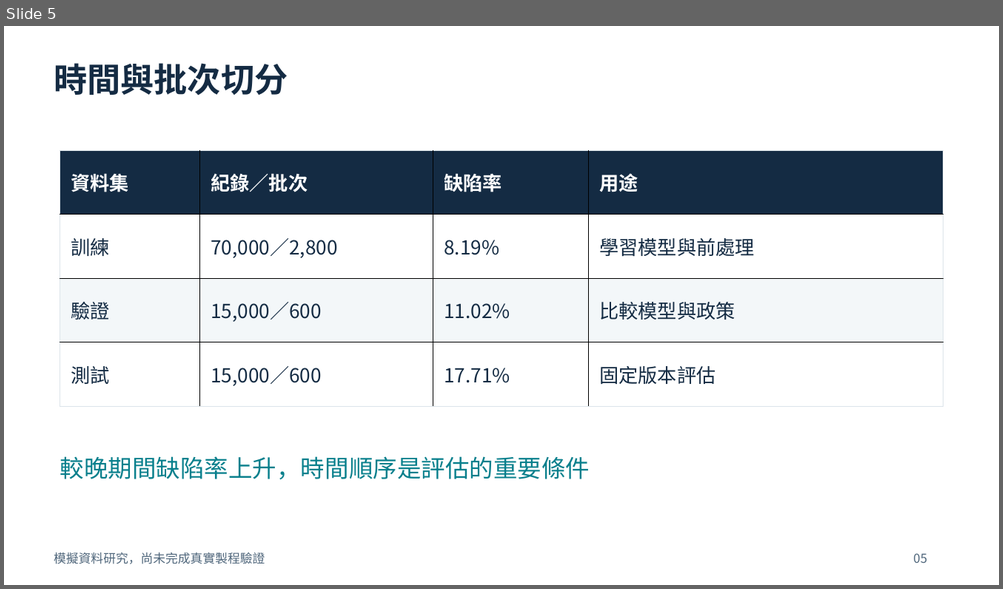
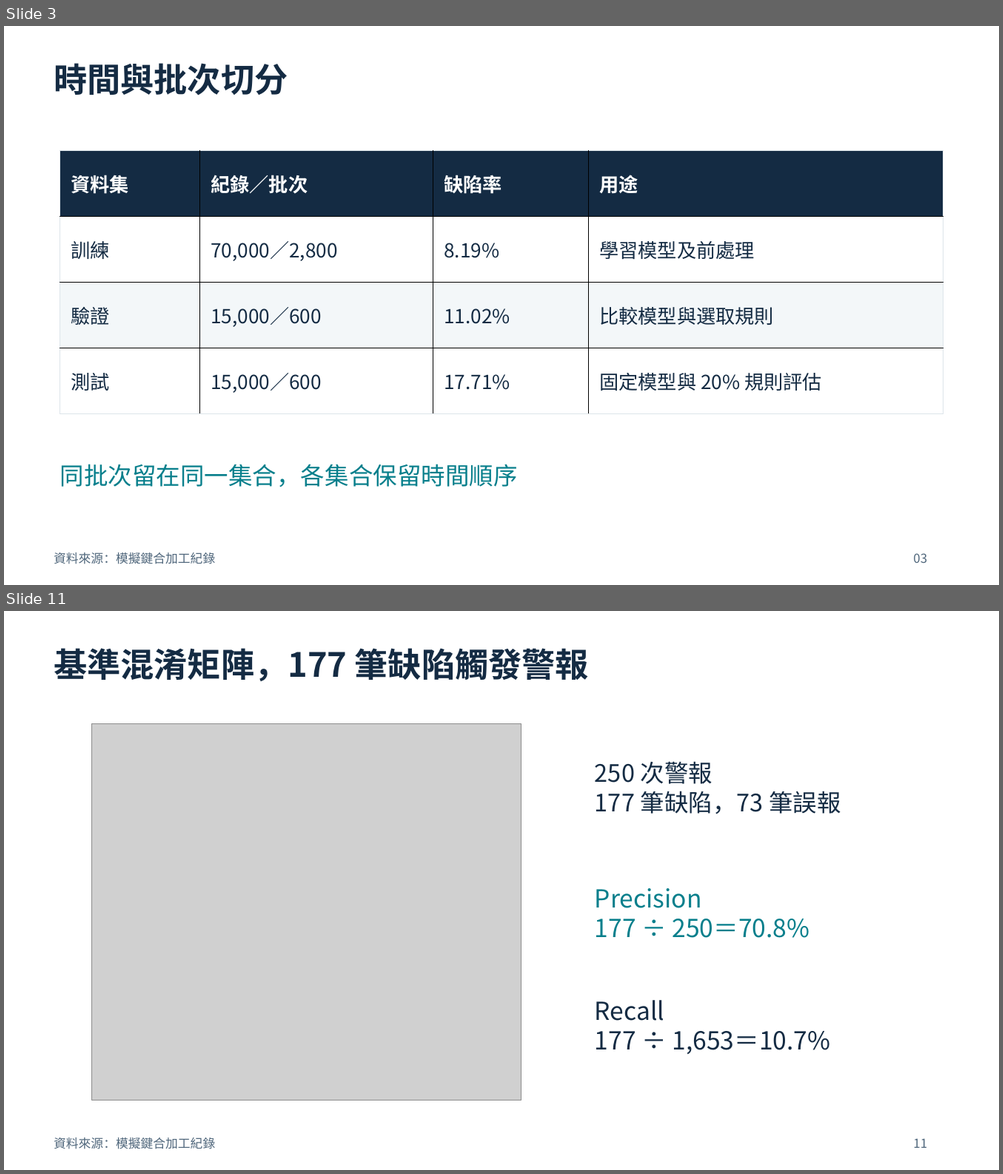
Before and after one commit to chelsietao/soic-bonding-quality-risk-prediction, a slide deck: presentations/SoIC_Process_Engineer_Briefing_ZH.pptx. Shown one above the other, each under a label of ours: slide 5 before the commit, slides 3 and 11 after it; the slides between them are not shown. The pictures are 1003x589 and 1003x1174 pixels, drawn with LibreOffice and Linux fonts; fonts in the diff are those of the drawing; grey boxes stand for pictures. Boxes give left, top, right and bottom in pixels: in the first picture for what was removed or moved away, otherwise in the second. Text is boxed around its words. In the diff, an @@ line names an element or a change of style, - is before the commit and + after.

Commit message:
Include every Colab figure and expand concrete analysis in bilingual docs and deck

```diff
--- a/presentations/SoIC_Process_Engineer_Briefing_ZH.pptx
+++ b/presentations/SoIC_Process_Engineer_Briefing_ZH.pptx
@@ slide 11 added at <box>4,611,999,1170</box>, background #FFFFFF @@
@@ text added at <box>54,648,589,681</box>, 32.2 pt, text #142B43, bold @@
+基準混淆矩陣，177 筆缺陷觸發警報
@@ picture added at <box>92,723,521,1100</box> @@
@@ text added at <box>595,761,841,815</box>, 23.2 pt, text #142B43 @@
+250 次警報
+177 筆缺陷，73 筆誤報
@@ text added at <box>595,889,810,938</box>, 24 pt, text #087F8C @@
+Precision
+177 ÷ 250＝70.8%
@@ text added at <box>595,1000,831,1054</box>, 24 pt, text #142B43 @@
+Recall
+177 ÷ 1,653＝10.7%
@@ text added at <box>54,1138,215,1150</box>, 12 pt, text #50677C @@
+資料來源：模擬鍵合加工紀錄
@@ text added at <box>913,1139,927,1148</box>, 12 pt, text #50677C @@
+11
@@ what was slide 5 is now slide 3 @@
@@ slide 3 changed as well @@
@@ table at <box>60,150,942,414</box> @@
-row 2, column 4: 學習模型與前處理
+row 2, column 4: 學習模型及前處理
-row 3, column 4: 比較模型與政策
+row 3, column 4: 比較模型與選取規則
-row 4, column 4: 固定版本評估
+row 4, column 4: 固定模型與 20% 規則評估
@@ text at <box>60,464,518,488</box>: text changed @@
-較晚期間缺陷率上升，時間順序是評估的重要條件
+同批次留在同一集合，各集合保留時間順序
@@ text at <box>54,553,215,565</box>: text changed @@
-模擬資料研究，尚未完成真實製程驗證
+資料來源：模擬鍵合加工紀錄
@@ text at <box>913,554,927,563</box>: text changed @@
-05
+03
```
Also in this commit, not shown: 3 other slides changed, 19 other slides added, 16 slides removed, 13 other files.
